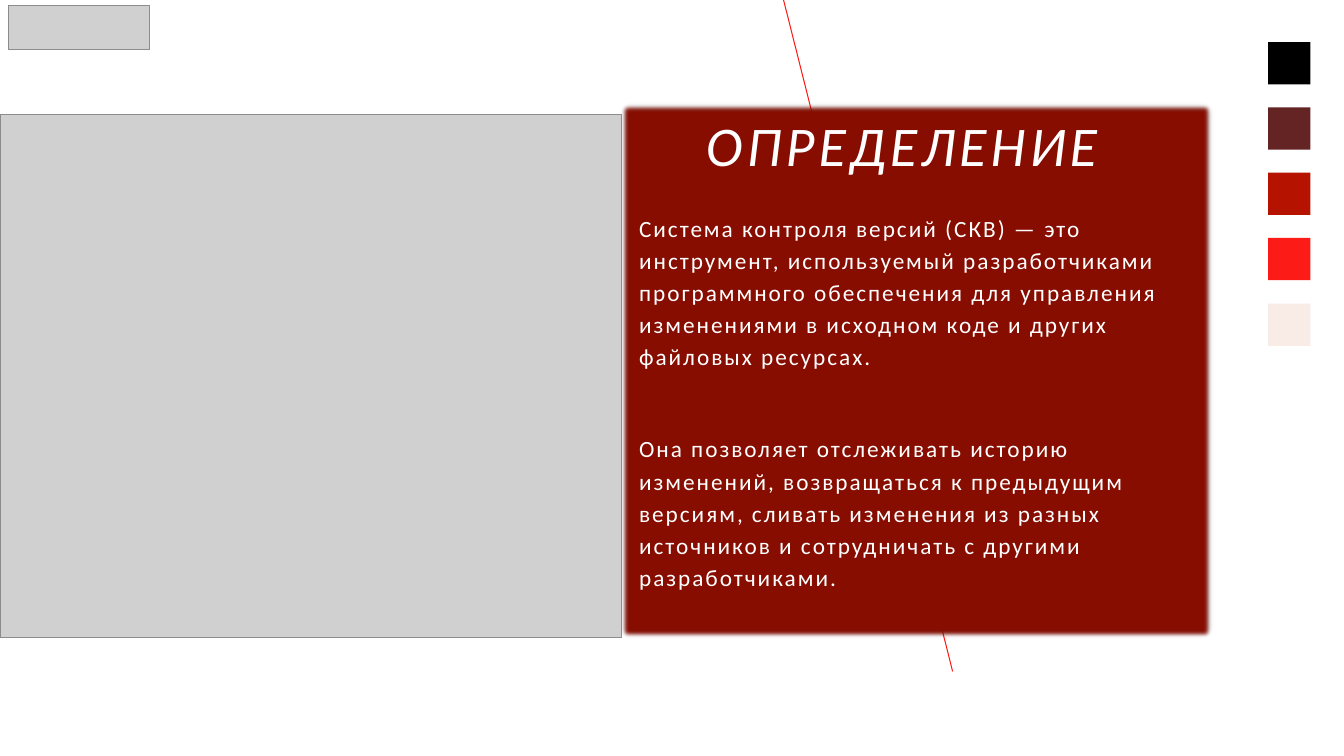
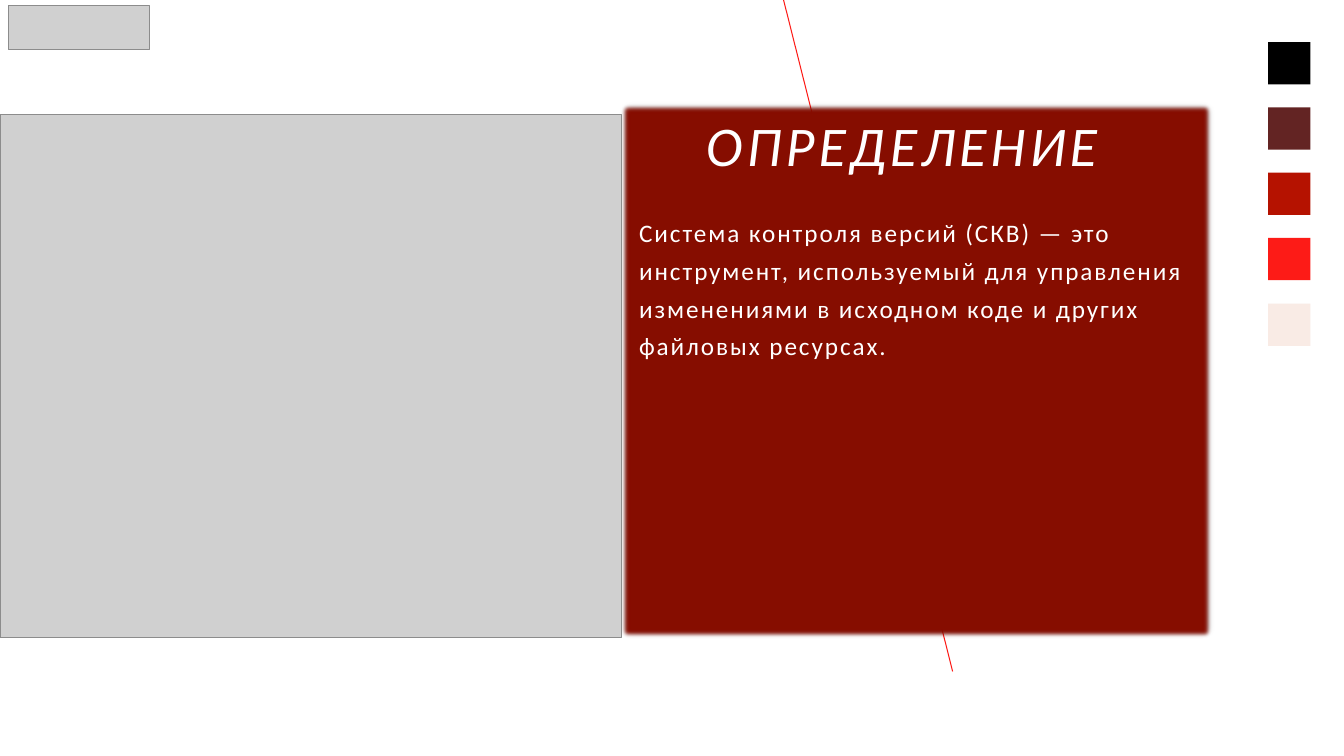
Before and after one commit to Taburet-Killer/CSV, a slide deck: slide 4 of CSV-presetation.pptx. Drawn at 1344x756 pixels with LibreOffice and Linux fonts; fonts in the diff are those of the drawing; grey boxes stand for pictures. Boxes give left, top, right and bottom in pixels: in the first picture for what was removed or moved away, otherwise in the second. Text is boxed around its words. In the diff, an @@ line names an element or a change of style, - is before the commit and + after.

```diff
--- a/CSV-presetation.pptx
+++ b/CSV-presetation.pptx
@@ subtitle at [639,223,1180,359]: text changed; size 16.6 to 18 pt @@
-Система контроля версий (СКВ) — это инструмент, используемый разработчиками программного обеспечения для управления изменениями в исходном коде и других файловых ресурсах.
-Она позволяет отслеживать историю изменений, возвращаться к предыдущим версиям, сливать изменения из разных источников и сотрудничать с другими разработчиками.
+Система контроля версий (СКВ) — это инструмент, используемый для управления изменениями в исходном коде и других файловых ресурсах.
```
Also in this commit, not shown: 8 other slides changed, 1 other file.
